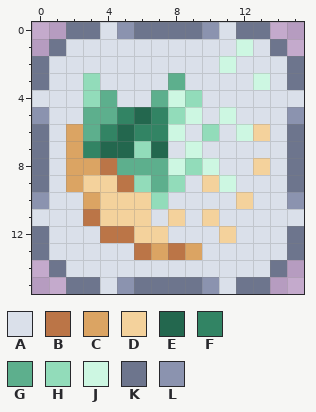
One commit to this pixel-art file: images/purposes/design/illusion.aseprite. The picture above was drawn from the file before the commit.
16x16 pixels, 1 frame.
Palette (. is transparent): A #dae0ea  B #bb7547  C #dba463  D #f4d29c  E #23674e  F #328464  G #5daf8d  H #92dcba  J #cdf7e2  K #6d758d  L #8b93af
The same view after the edit:
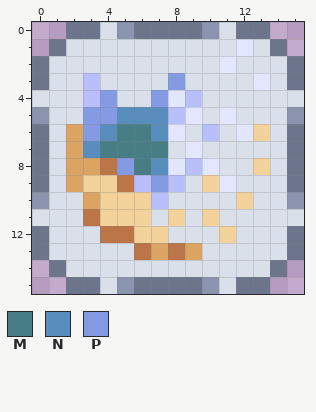
Colours new in this view: M #477d85  N #588dbe  P #849be4
Difference:
colour H: #92dcba -> #b9bffb
colour J: #cdf7e2 -> #e3e6ff
Layer "Layer 1":
y 3: x 8 G -> P
y 4: x 4 G -> P; x 7 G -> P
y 5: x 3..7 GGFEF -> PPNNN
y 6: x 3..7 GFEFF -> PNMMN
y 7: x 3..7 FEEHE -> NMMMM
y 8: x 5..7 GGG -> PMN
y 9: x 7 G -> P
Boxes around the changes in both pictures, in picture pixels (x1, y1, x2, y2):
changed: (83, 39, 270, 209)
